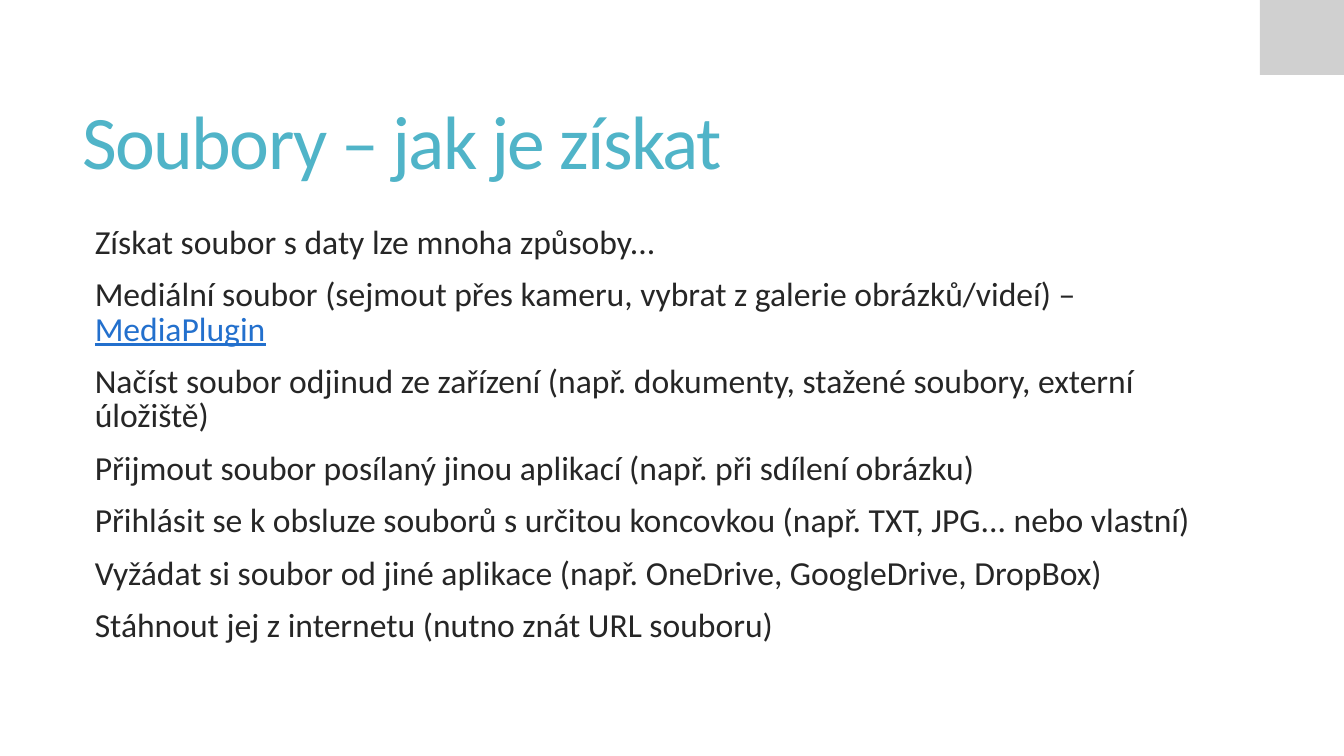
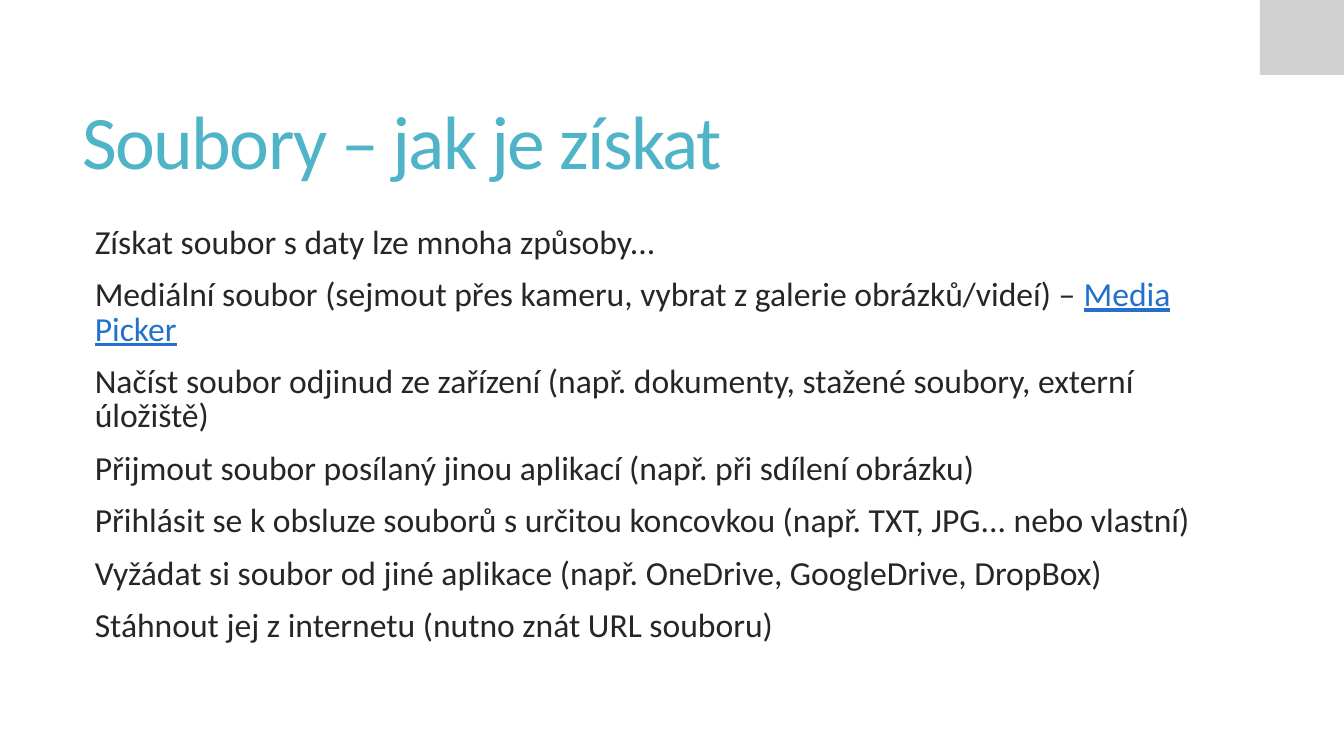
Before and after one commit to PetrVobornik/prednasky, a slide deck: slide 7 of Xamarin.Forms/06-UkladaniDat/ukladani-dat.ppsx. Drawn at 1344x756 pixels with LibreOffice and Linux fonts; fonts in the diff are those of the drawing; grey boxes stand for pictures. Boxes give left, top, right and bottom in pixels: in the first picture for what was removed or moved away, otherwise in the second. Text is boxed around its words. In the diff, an @@ line names an element or a change of style, - is before the commit and + after.

```diff
--- a/Xamarin.Forms/06-UkladaniDat/ukladani-dat.ppsx
+++ b/Xamarin.Forms/06-UkladaniDat/ukladani-dat.ppsx
@@ text at (x1=95, y1=281, x2=1171, y2=346): text changed @@
-  Mediální soubor (sejmout přes kameru, vybrat z galerie obrázků/videí) – MediaPlugin
+  Mediální soubor (sejmout přes kameru, vybrat z galerie obrázků/videí) – Media Picker
```
Also in this commit, not shown: 6 other slides changed, 3 other files.
